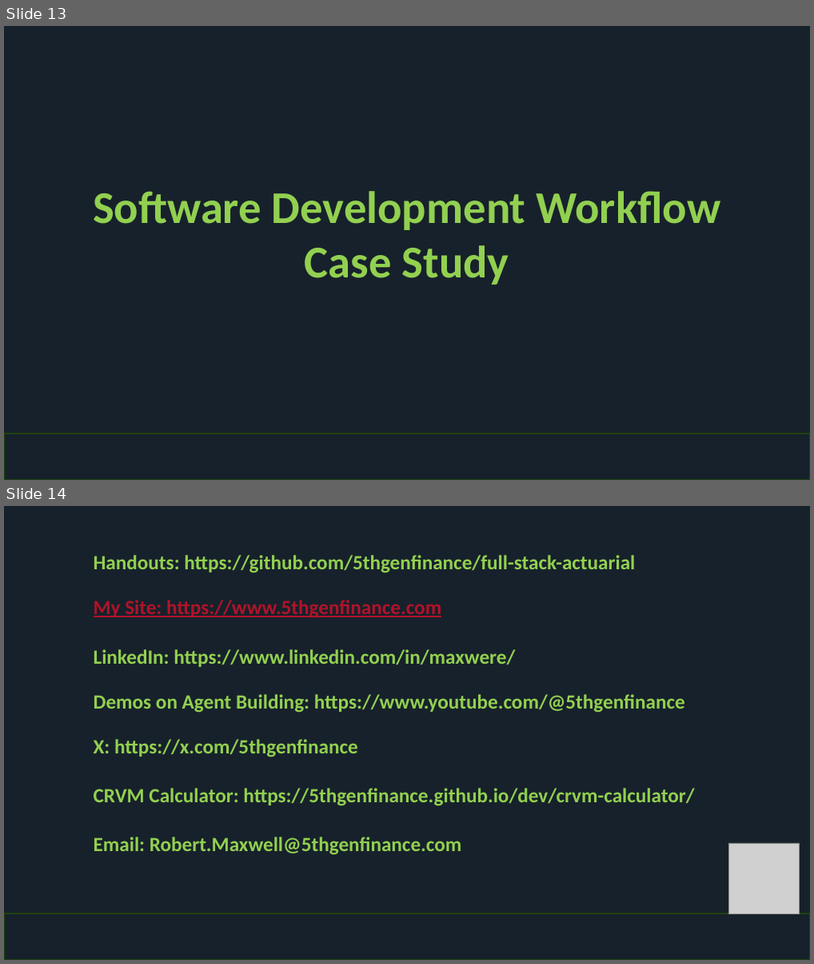
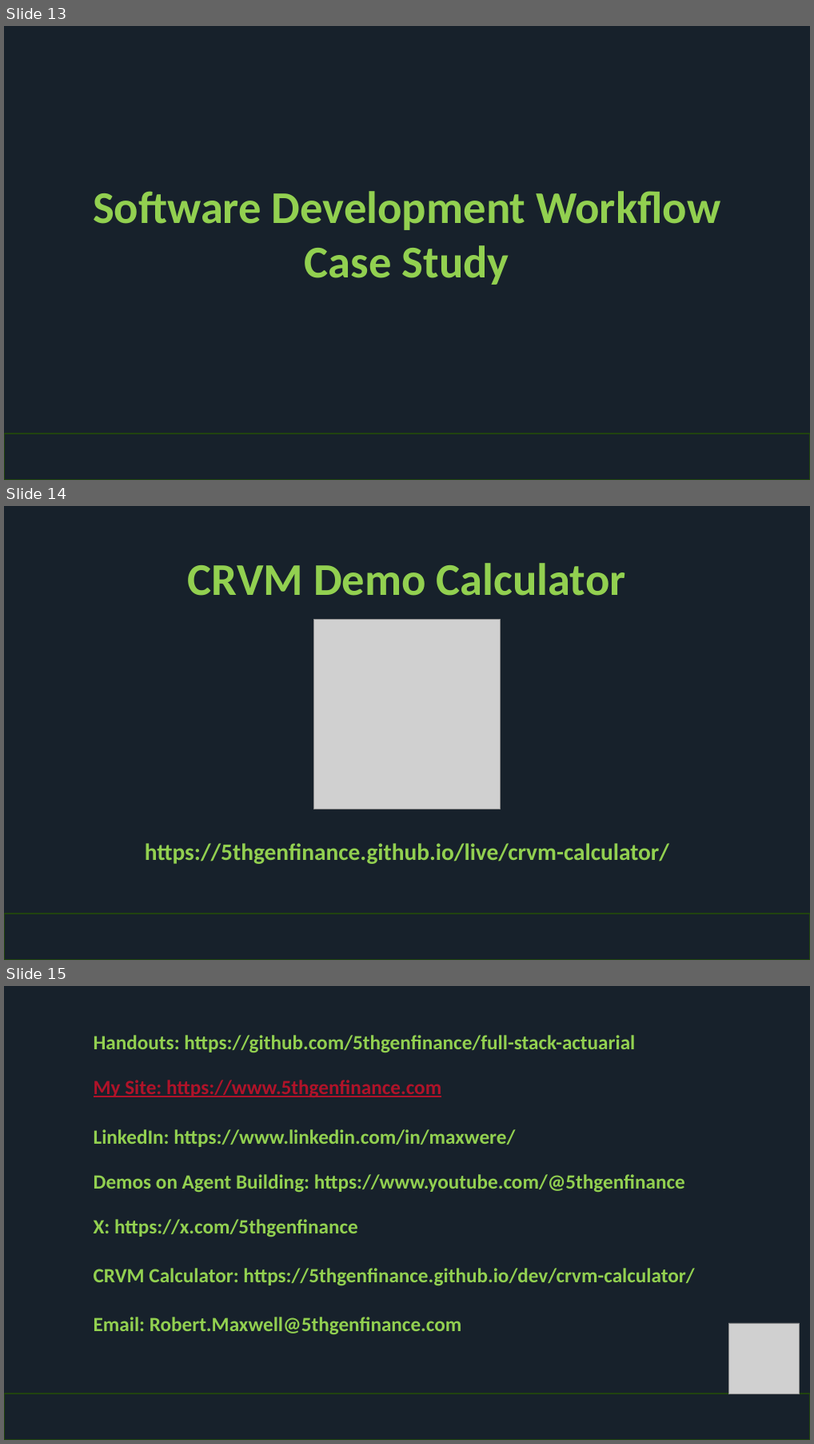
Before and after one commit to 5thgenfinance/full-stack-actuarial, a slide deck: 2025 Actuarial Generative Context Engineering Made Simple.pptx. Shown one above the other, each under a label of ours: slides 13 and 14 before the commit, slides 13, 14 and 15 after it. The pictures are 814x964 and 814x1444 pixels, drawn with LibreOffice and Linux fonts; fonts in the diff are those of the drawing; grey boxes stand for pictures; background and template pictures are left out. Boxes give left, top, right and bottom in pixels: in the first picture for what was removed or moved away, otherwise in the second. Text is boxed around its words. In the diff, an @@ line names an element or a change of style, - is before the commit and + after.

```diff
--- a/2025 Actuarial Generative Context Engineering Made Simple.pptx
+++ b/2025 Actuarial Generative Context Engineering Made Simple.pptx
@@ slide 14 added at [4, 506, 810, 960], background picture (left out); not listed: 1 template element that a slide beside it also shows @@
@@ title added at [188, 563, 626, 596], 54 pt, text #92D050, bold @@
+CRVM Demo Calculator
@@ picture added at [314, 619, 500, 809] @@
@@ text added at [145, 843, 670, 864], 28 pt, text #92D050, bold @@
+https://5thgenfinance.github.io/live/crvm-calculator/
@@ what was slide 14 is now slide 15 @@
```
